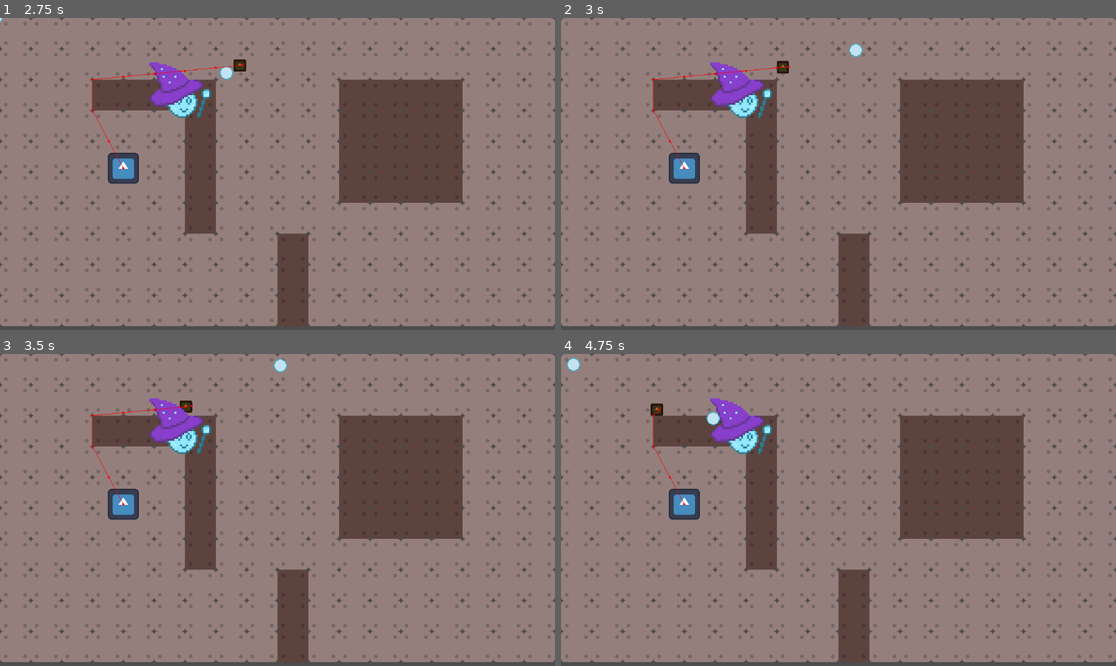
Above: before the commit, frames 1-4 (two rows, left to right).
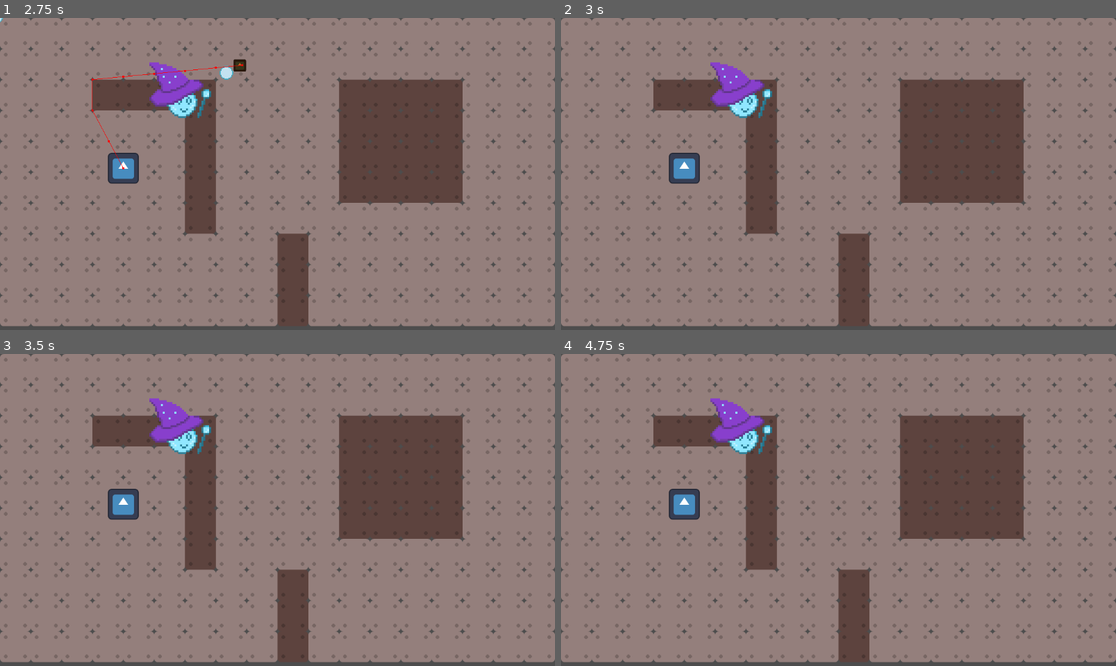
Above: after the commit, the same moments.

Repository: MichelleCDjunaidi/bubble-trouble
Game: Godot game, scene res://scenes/world.tscn
The game is run twice, just before and just after one commit, with the same random seed, the same clock (stepped at 60 frames per second) and the same inputs. This scene is started directly instead of the project's main scene. The engine's default icon, where the game draws it, is replaced by a stand-in: a white triangle on a blue panel in a dark square.
Inputs (mouse positions are in pixels of both pictures, inside the frame that each line leads up to):
- Up to frame 1 (2.75 s): tap Enter (ui_accept) at 0.5, 0.77, 1.52 s; move the mouse to (399, 158) at 0.52 s; hold Right (ui_right) 0.53-2.03 s; click (399, 158) at 0.67 s; move the mouse to (166, 189) at 1.27 s; move the mouse to (333, 105) at 2.02 s; hold Left (ui_left) from 2.03 s (still down)
- Up to frame 2 (3 s): move the mouse to (810, 236) at 2.77 s; release Left (ui_left) at 2.78 s; hold Right (ui_right) from 2.78 s (still down); click (810, 236) at 2.92 s
- Up to frame 3 (3.5 s): keep holding Right (ui_right); tap Enter (ui_accept) at 3.02 s
- Up to frame 4 (4.75 s): move the mouse to (1005, 556) at 3.52 s; tap Enter (ui_accept) at 3.77, 4.52 s; move the mouse to (672, 463) at 4.27 s; release Right (ui_right) at 4.28 s; hold Left (ui_left) from 4.28 s (still down)

Frame 1 is identical in both runs. In frame 2, 0.3% of the frame differs, in the area x 16-55%, y 8-49%; in frame 3, 0.3%; in frame 4, 0.3%, in the area x 1-29%, y 1-49%.

Commit message:
feat: allow bullets to collide with enemies

Diff:
--- a/scenes/bullet.gd
+++ b/scenes/bullet.gd
@@ -15,3 +15,10 @@
 func set_velocity(new_velocity: Vector2):
 	velocity = new_velocity
 	pass
+
+
+func _on_area_2d_body_entered(body: Node2D) -> void:
+	queue_free()
+	body.queue_free()
+
+	pass # Replace with function body.
--- a/scenes/bullet.tscn
+++ b/scenes/bullet.tscn
@@ -15,6 +15,10 @@
 texture = ExtResource("1_ugu5r")
 
 [node name="Area2D" type="Area2D" parent="."]
+collision_layer = 4
+collision_mask = 4
 
 [node name="CollisionShape2D" type="CollisionShape2D" parent="Area2D"]
 shape = SubResource("CircleShape2D_80ehs")
+
+[connection signal="body_entered" from="Area2D" to="." method="_on_area_2d_body_entered"]
--- a/scenes/enemy.gd
+++ b/scenes/enemy.gd
@@ -18,5 +18,6 @@
 
 
 
+
 func _on_timer_timeout() -> void:
 	makepath()
--- a/scenes/enemy.tscn
+++ b/scenes/enemy.tscn
@@ -7,8 +7,8 @@
 radius = 31.0161
 
 [node name="enemy" type="CharacterBody2D"]
-collision_layer = 2
-collision_mask = 3
+collision_layer = 6
+collision_mask = 7
 motion_mode = 1
 wall_min_slide_angle = 0.0
 script = ExtResource("1_hsq61")
